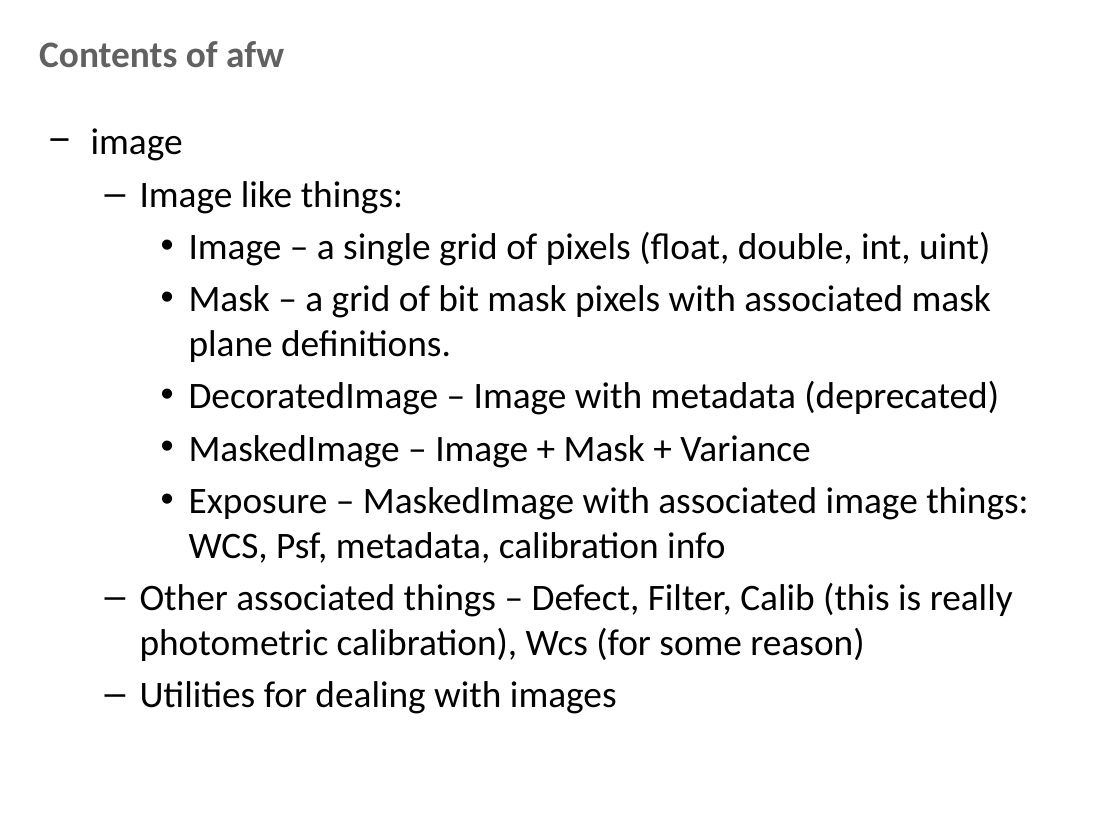
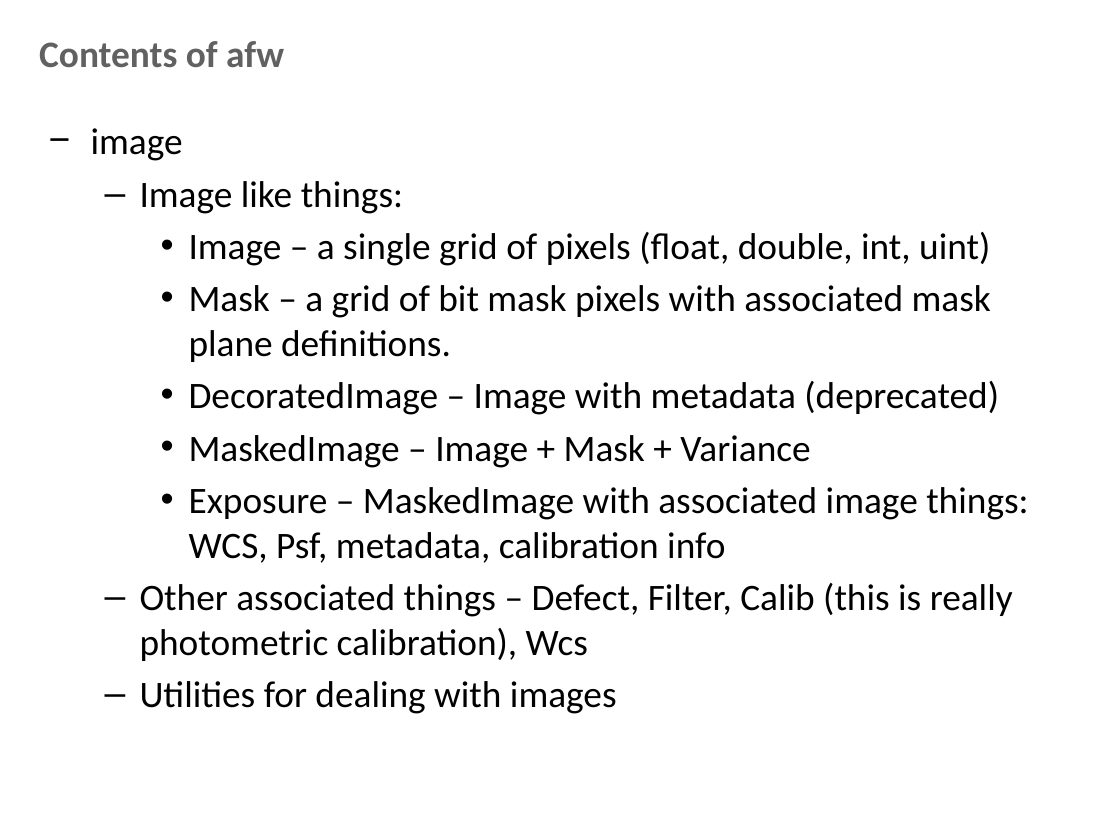
Before and after one commit to lsst-dm/Oct15_bootcamp, a slide deck: slide 6 of documents/afw_lecture.pptx. Drawn at 1120x840 pixels with LibreOffice and Linux fonts; fonts in the diff are those of the drawing; background and template pictures are left out. Boxes give left, top, right and bottom in pixels: in the first picture for what was removed or moved away, otherwise in the second. Text is boxed around its words. In the diff, an @@ line names an element or a change of style, - is before the commit and + after.

```diff
--- a/documents/afw_lecture.pptx
+++ b/documents/afw_lecture.pptx
@@ text at [140, 583, 1013, 661]: text changed @@
-  – Other associated things – Defect, Filter, Calib (this is really photometric calibration), Wcs (for some reason)
+  – Other associated things – Defect, Filter, Calib (this is really photometric calibration), Wcs
```
Also in this commit, not shown: 16 other slides changed, 10 slides added, 4 slides removed, 2 other files.
